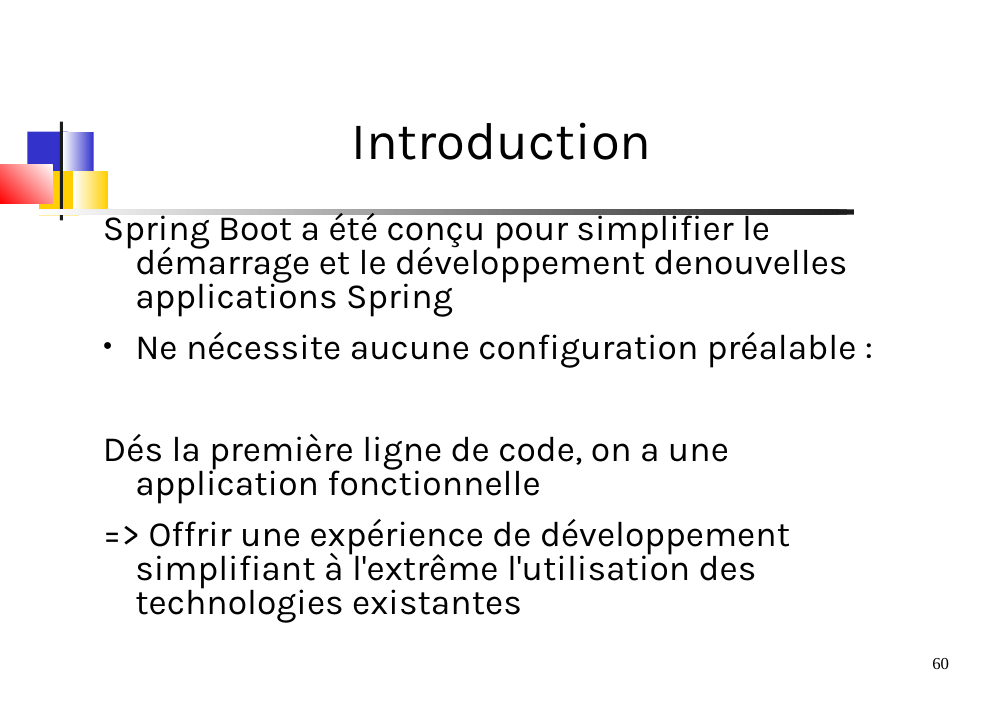
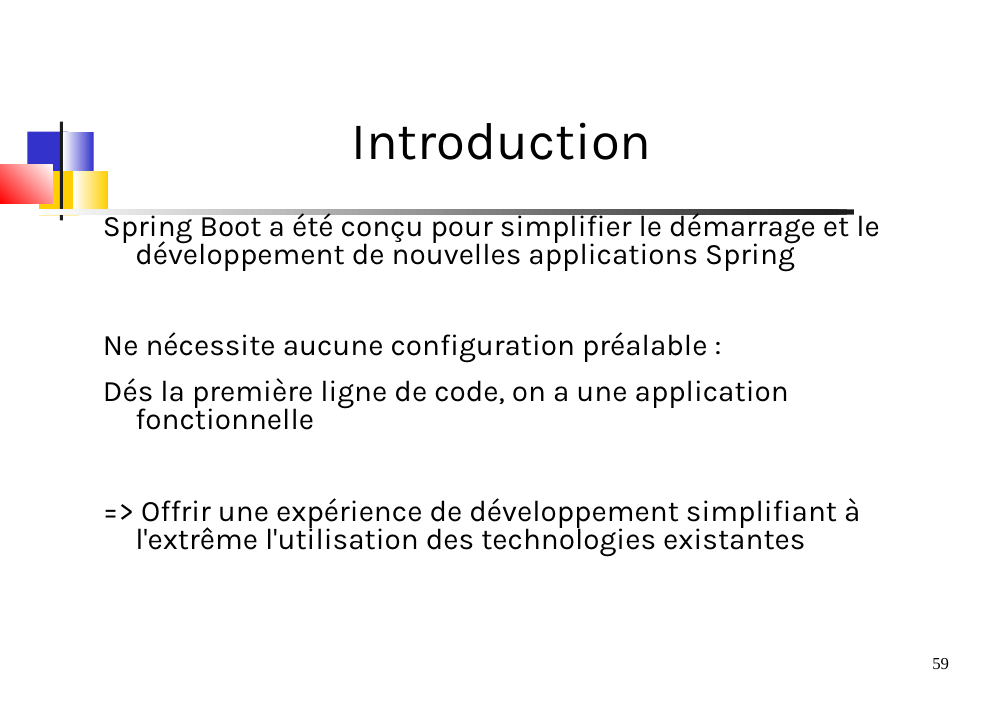
Before and after one commit to dthibau/springessentials-light, a slide deck: slide 59 of SpringEssentials.odp (slide 60 before the commit). Drawn at 1008x713 pixels with LibreOffice and Linux fonts; fonts in the diff are those of the drawing. Boxes give left, top, right and bottom in pixels: in the first picture for what was removed or moved away, otherwise in the second. Text is boxed around its words. In the diff, an @@ line names an element or a change of style, - is before the commit and + after.

```diff
--- a/SpringEssentials.odp
+++ b/SpringEssentials.odp
@@ text at <box>103,209,880,272</box>: text changed; size 29.6 to 24.8 pt @@
-Spring Boot a été conçu pour simplifier le démarrage et le développement denouvelles applications Spring
+Spring Boot a été conçu pour simplifier le démarrage et le développement de nouvelles applications Spring
@@ text at <box>103,332,860,557</box>: size 29.6 to 24.8 pt in "Ne nécessite aucune configuration préalable :", "Dés la première ligne de code, on ...", "=> Offrir une expérience de développement simplifiant ..."; bullet ● to none @@
@@ page number at <box>932,658,949,669</box>: text changed @@
-60
+59
```
Also in this commit, not shown: 43 other slides changed, 2 slides added, 1 slide removed, 1 other file.
